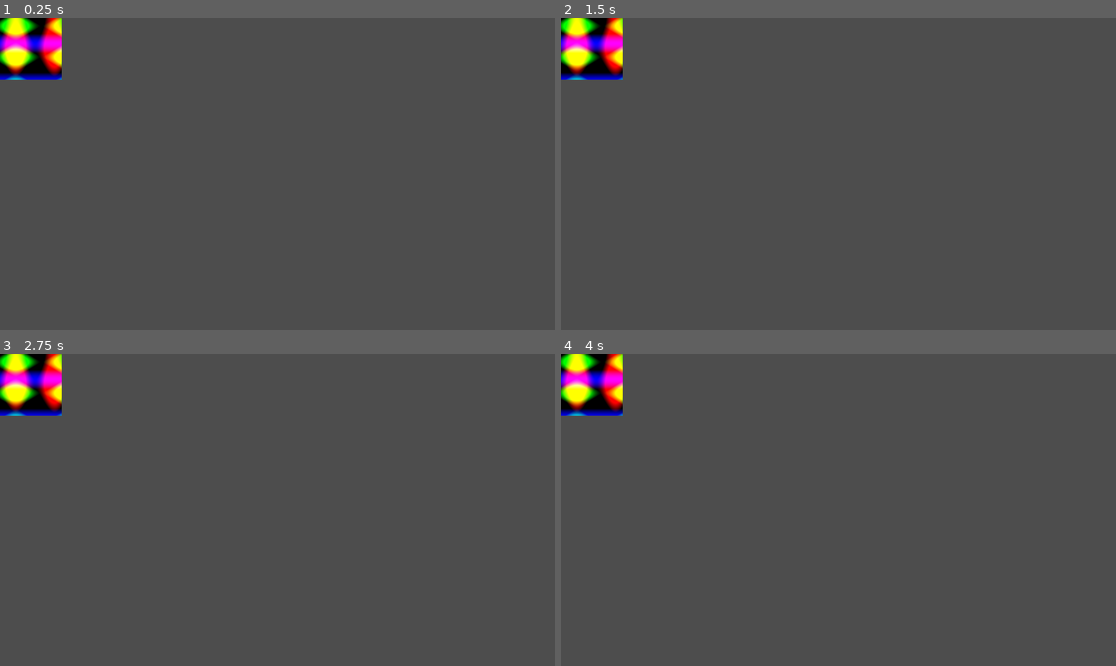
Above: before the commit, frames 1-4 (two rows, left to right).
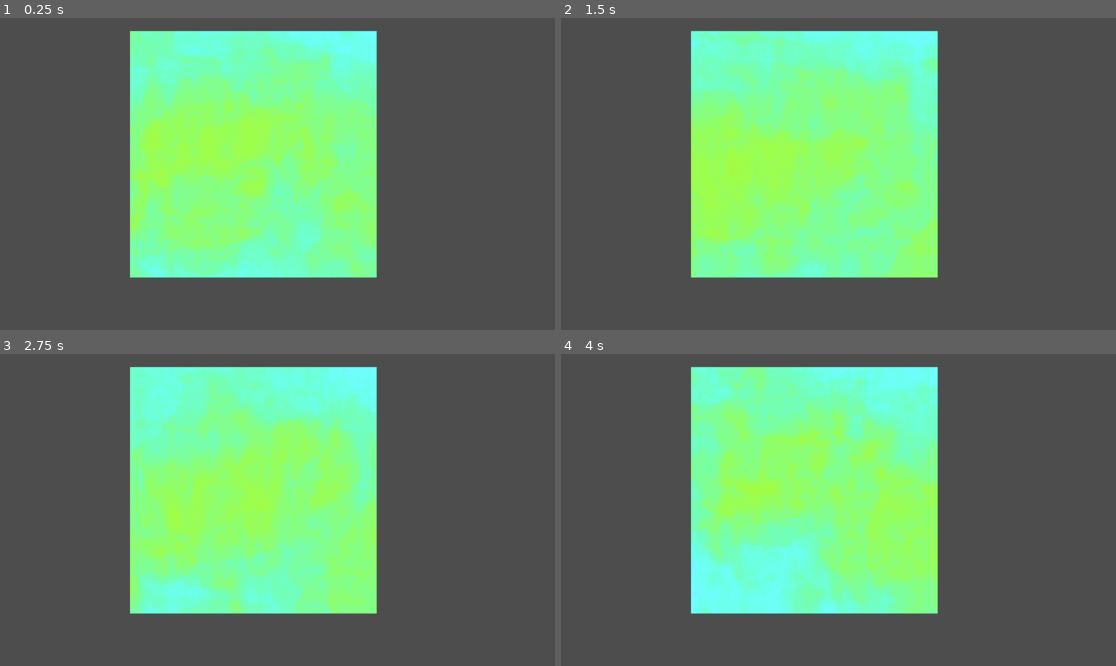
Above: after the commit, the same moments.

Repository: orangeoceans/infinite-square-well
Game: Godot game, scene res://assets/scenes/grid_controller.tscn
Same seed, same stepped clock (60 frames per second), same inputs: the game is played once before the commit and once after it.
Inputs:
- Up to frame 1 (0.25 s): no input
- Up to frame 2 (1.5 s): no input
- Up to frame 3 (2.75 s): no input
- Up to frame 4 (4 s): no input

The runs differ from the first frame. In frame 1, 38% of the frame differs, in the area x 0-68%, y 0-84%; in frame 2, 38%; in frame 3, 38%; in frame 4, 38%.

Commit message:
Jeff Goldblum

Diff:
--- a/assets/scenes/grid_controller.tscn
+++ b/assets/scenes/grid_controller.tscn
@@ -1,13 +1,29 @@
-[gd_scene load_steps=4 format=3 uid="uid://b7ebwhtj6vv4b"]
+[gd_scene load_steps=10 format=3 uid="uid://b7ebwhtj6vv4b"]
 
 [ext_resource type="Shader" path="res://assets/shaders/pixel_shader.gdshader" id="1_gna3i"]
+[ext_resource type="Texture2D" uid="uid://clnaaw6mdndg6" path="res://assets/sprites/gradient.png" id="2_3sckf"]
+[ext_resource type="Texture2D" uid="uid://ceb0bgmcfitla" path="res://assets/sprites/jeff.png" id="2_erd2o"]
+[ext_resource type="Texture2D" uid="uid://c8kite4ohj6ij" path="res://assets/sprites/w_clouds.png" id="3_0ovnu"]
 [ext_resource type="Texture2D" uid="uid://bnbe6k71nf8bi" path="res://assets/sprites/grid.png" id="3_jsfo5"]
+[ext_resource type="Texture2D" uid="uid://do5naernrfrbc" path="res://assets/sprites/x_clouds.png" id="4_ct6wk"]
+[ext_resource type="Texture2D" uid="uid://qgd5c3gyljk8" path="res://assets/sprites/y_clouds.png" id="5_0x1rx"]
+[ext_resource type="Texture2D" uid="uid://bljqvuau0fkov" path="res://assets/sprites/z_clouds.png" id="6_f78ar"]
 
 [sub_resource type="ShaderMaterial" id="ShaderMaterial_3qyy5"]
 shader = ExtResource("1_gna3i")
+shader_parameter/jeff_pos = Vector4(0, 0, 0, 0)
+shader_parameter/w_clouds = ExtResource("3_0ovnu")
+shader_parameter/x_clouds = ExtResource("4_ct6wk")
+shader_parameter/y_clouds = ExtResource("5_0x1rx")
+shader_parameter/z_clouds = ExtResource("6_f78ar")
+shader_parameter/cloud_gradient = ExtResource("2_3sckf")
+shader_parameter/jeff_texture = ExtResource("2_erd2o")
 
 [node name="GridController" type="Node2D"]
 
 [node name="Sprite2D" type="Sprite2D" parent="."]
+texture_repeat = 3
 material = SubResource("ShaderMaterial_3qyy5")
+position = Vector2(526, 283)
+scale = Vector2(4, 4)
 texture = ExtResource("3_jsfo5")
--- a/assets/shaders/pixel_shader.gdshader
+++ b/assets/shaders/pixel_shader.gdshader
@@ -1,13 +1,64 @@
 shader_type canvas_item;
 
-// Define a uniform for the controller to send colors
-uniform sampler2D color_grid;
+uniform sampler2D w_clouds;
+uniform sampler2D x_clouds;
+uniform sampler2D y_clouds;
+uniform sampler2D z_clouds;
+uniform sampler2D cloud_gradient;
+
+uniform sampler2D jeff_texture;
+uniform vec4 jeff_pos = vec4(1.0, 1.0, 1.0, 1.0);
+const vec4 jeff_vecs[] = {
+	vec4(0.4, 0.8, 0.2, 0.4),
+	vec4(-0.824, 0.137, 0.549, 0.0),
+	vec4(0.658, -0.658, -0.164, -0.329)
+};
+
+const float cloud_size = 2048.;
+const float cloud_window = 256.;
+const float cloud_speed = 50.;
+
+float point_line_distance(vec4 point, vec4 line_p, vec4 line_v) {
+	// Project point onto line, then calculate distance
+	vec4 v = point - line_p;
+	vec4 closest_p = line_p + (dot(v, line_v) * line_v);
+	return clamp(distance(closest_p, point), 0.0, 1.0);
+}
 
 void vertex() {
-    // No changes needed in the vertex function for this example.
+    // No changes needed in the vertex function for thi s example.
+}
+
+vec2 calc_cloud_uv(vec2 position, vec2 uv) {
+	return vec2(position[0]*cloud_speed + uv.x*cloud_window, position[1]*cloud_speed + uv.y*cloud_window)/cloud_size;
+}
+
+vec2 stretch_uv(vec2 uv, float phase, float mag, bool x_dir) {
+	if (x_dir) {
+		return vec2(uv.x + uv.x*mag*sin(phase), uv.y);
+	} else {
+		return vec2(uv.x, uv.y + uv.y*mag*sin(phase));
+	}
 }
 
 void fragment() {
-    // Fetch the color from the texture sent by the controller
-    COLOR = vec4(cos(20.0*UV.x)+sin(10.0*UV.y)+sin(4.0*UV.y), sin(25.0*UV.y)-cos(15.0*UV.x), sin(20.0*UV.y), 1);
+	vec4 pos = vec4(sin(TIME)+1., sin(TIME*0.5)+1., sin(TIME*0.8)+1., sin(TIME*1.2)+1.);
+	vec4 jeff_sample = texture(jeff_texture, UV);
+	vec3 jeff_dists = vec3(point_line_distance(pos, jeff_pos, jeff_vecs[0]), point_line_distance(pos, jeff_pos, jeff_vecs[1]), point_line_distance(pos, jeff_pos, jeff_vecs[2]));
+	float r = clamp(jeff_sample[0] - jeff_dists[0], 0.0, 1.0);
+	float g = clamp(jeff_sample[1] - jeff_dists[1], 0.0, 1.0);
+	float b = clamp(jeff_sample[2] - jeff_dists[2], 0.0, 1.0);
+
+	float w_clouds_sample = texture(w_clouds, calc_cloud_uv(vec2(pos[0],pos[1]), stretch_uv(1.-UV, pos[0]+pos[3], 0.4, true)))[0]/4.;
+	float x_clouds_sample = texture(x_clouds, calc_cloud_uv(vec2(pos[0],pos[1]), stretch_uv(UV, pos[1]+pos[2], 0.4, false)))[0]/4.;
+	float y_clouds_sample = texture(y_clouds, calc_cloud_uv(vec2(pos[2],pos[3]), stretch_uv(1.-UV, pos[1]+pos[3], 0.4, true)))[0]/4.;
+	float z_clouds_sample = texture(z_clouds, calc_cloud_uv(vec2(pos[2],pos[3]), stretch_uv(UV, pos[0]+pos[2], 0.4, false)))[0]/4.;
+	float clouds_sample = w_clouds_sample + x_clouds_sample + y_clouds_sample + z_clouds_sample;
+	vec4 clouds_rgb = texture(cloud_gradient, vec2(clouds_sample,0));
+
+	// COLOR = clouds_rgb;
+	COLOR = vec4(
+		r + clouds_rgb[0]*jeff_dists[0],
+		g + clouds_rgb[1]*jeff_dists[1],
+		b + clouds_rgb[2]*jeff_dists[2], 1.0);
 }
--- a/project.godot
+++ b/project.godot
@@ -17,15 +17,13 @@
 
 [autoload]
 
-FFT="*res://addons/godot-fft/Fft.gd"
-
 [dotnet]
 
 project/assembly_name="Ldjam 54"
 
 [editor_plugins]
 
-enabled=PackedStringArray("res://addons/godot-fft/plugin.cfg")
+enabled=PackedStringArray()
 
 [rendering]
 
Binary file added: assets/sprites/gradient.png
Not shown, added: assets/sprites/gradient.png.import
Binary file changed: assets/sprites/grid.png
Binary file added: assets/sprites/jeff.png
Not shown, added: assets/sprites/jeff.png.import
Binary file added: assets/sprites/w_clouds.png
Not shown, added: assets/sprites/w_clouds.png.import
Binary file added: assets/sprites/x_clouds.png
Not shown, added: assets/sprites/x_clouds.png.import
Binary file added: assets/sprites/y_clouds.png
Not shown, added: assets/sprites/y_clouds.png.import
Binary file added: assets/sprites/z_clouds.png
(and 1 more such lines)
